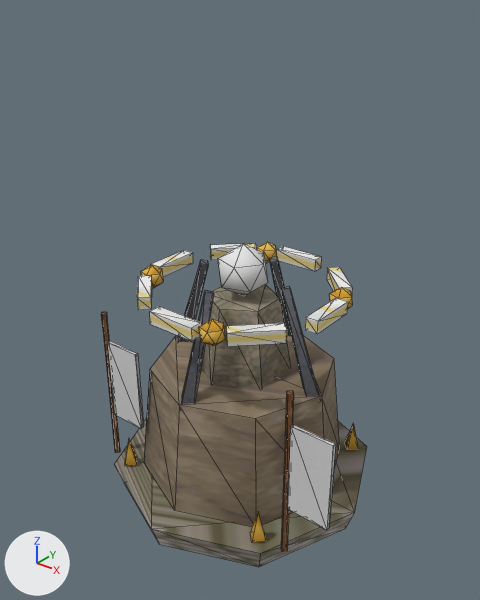
The glTF model assets/structures/control.glb as it was, and as the next commit left it.
Camera for both pictures: a camera (50 mm lens) standing at (4.03, -5.09, 5.54) and looking at (-0.01, -0.04, 2.41). Arrows for +X, +Y and +Z are at lower left; the lights stay in place. The older version comes first. Mesh edges are drawn as thin lines. Vertices at exactly the same position are counted once.

The first picture shows 'control', 'level2_control', 'spin_control'.
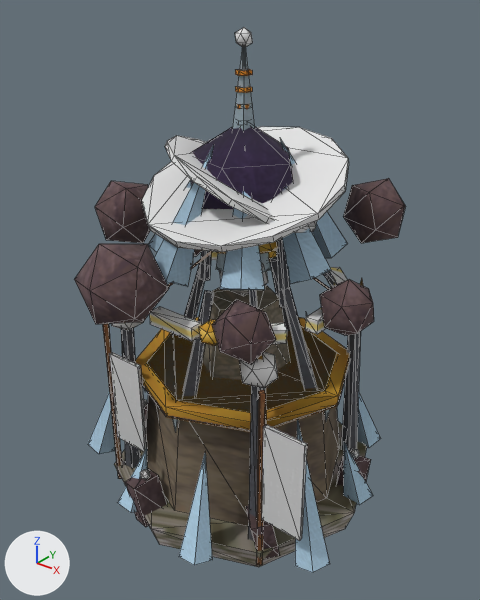
Boxes [x1, y1, x2, y2] around the edits, measured in the pictures (480 x 600 px; the box of a moved part takes in the faces that stretch with it):
'level3_well', added: after [74, 126, 405, 559]
    faces in mat_cliff: [74, 178, 405, 559]
    faces in mat_team_crystal: [140, 127, 359, 479]
    faces in mat_iron: [142, 126, 350, 431]
'level2_control', reshaped: before [101, 312, 358, 552]; after [103, 249, 361, 565]
'level3_frost', added: after [88, 47, 381, 573]
'level3_storm', added (mostly hidden): after [121, 27, 363, 396]
    faces in mat_iron: [121, 239, 290, 396]
    faces in mat_gold: [168, 69, 363, 360]
    faces in mat_team_crystal: [235, 27, 253, 47]
part 1 of me_control, recoloured: before [114, 244, 367, 553]; after [114, 262, 367, 553]
part 2 of me_control, recoloured: before [144, 261, 318, 527]; after [146, 261, 327, 526]
part 3 of me_control, recoloured: before [150, 256, 339, 523]; after [189, 256, 339, 515]
part 4 of me_control, recoloured: before [178, 263, 306, 395]; after [186, 263, 304, 387]
part 5 of me_level2_control, added: after [112, 321, 144, 330]
part 6 of me_level2_control, added: after [239, 352, 278, 388]
part 7 of me_level2_control, moved or reshaped (not visible afterwards): before [344, 424, 358, 450]
part 8 of me_level2_control, moved or reshaped (not visible afterwards): before [125, 439, 137, 466]
part 9 of me_level2_control, moved or reshaped (not visible afterwards): before [250, 512, 265, 543]
part 10 of me_level2_control, added (brown): after [135, 317, 350, 432]
part 11 of me_level2_control, moved or reshaped: before [101, 312, 120, 453]; after [103, 324, 122, 479]
part 12 of me_level2_control, moved or reshaped: before [281, 391, 294, 552]; after [256, 390, 266, 565]
part 13 of me_level2_control, added: after [109, 352, 147, 452]
part 14 of me_level2_control, added: after [262, 425, 307, 541]
part 15 of me_level2_control, deleted: before [107, 341, 144, 428]
part 16 of me_level2_control, deleted: before [288, 424, 336, 530]
part 17 of me_level2_control, added (mostly hidden): after [121, 271, 361, 541]
'spin_control', unchanged, covered by the edit: before [137, 242, 353, 346]; after [150, 251, 347, 346]

What changed in the scene script:
```text
Add mat_plain:
    mat_plain = bpy.data.materials.new('plain')
    # uses the picture img_plain
Change me_control:
    where me_control.from_pydata(...)  # 88 vertices, 144 faces; spans x -1.55..1.55, y -1.55..1.55, z 0.0..3.05
    me_control part 1: 43 faces centred in x -0.88..1.03, y -1.0..1.22, z 0.2..2.94 are repainted in the vertex colours; the middle colour goes from white #f7f7f7 to light grey #d6d6d6
    me_control part 2: 30 faces centred in x -0.93..0.93, y -1.03..0.93, z 0.73..2.56 are repainted in the vertex colours; the middle colour goes from white #e9e9e9 to light grey #d0d0d0
    me_control part 3: 23 faces centred in x -1.03..1.0, y -0.88..1.0, z 0.73..2.94 are repainted in the vertex colours; the middle colour goes from white #f9f9f9 to grey #b3b3b3
    me_control part 4: 9 faces centred in x -0.79..0.79, y -0.79..0.79, z 1.85..1.89 are repainted in the vertex colours; the middle colour goes from light grey #e2e2e2 to light grey #cccccc
Change me_level2_control:
    remove me_level2_control.from_pydata(...)  # 52 vertices, 72 faces; spans x -1.29..1.74, y -1.05..1.05, z 0.3..2.2
    add me_level2_control.from_pydata(...)  # 209 vertices, 326 faces; spans x -1.24..1.53, y -1.24..1.24, z 0.1..3.57
    me_level2_control part 5: a new loose piece, an icosphere of 20 faces spanning x -1.07..-0.71, y -1.06..-0.72, z 2.1..2.5, in mat_team_crystal
    me_level2_control part 6: a new loose piece, an icosphere of 20 faces spanning x 0.71..1.07, y -1.06..-0.72, z 2.1..2.5, in mat_team_crystal
    me_level2_control part 7: the loose piece of 5 vertices spanning x 0.85..1.05, y 0.85..1.05, z 0.32..0.68 is scaled about its middle by (0.8, 0.8, 1.29), then moved by (-0.65, -0.95, 2.85)
    me_level2_control part 8: the loose piece of 5 vertices spanning x -1.05..-0.85, y -1.05..-0.85, z 0.32..0.68 is scaled about its middle by (0.8, 0.8, 1.29), then moved by (0.71, 1.13, 2.85)
    me_level2_control part 9: the loose piece of 5 vertices spanning x 0.85..1.05, y -1.05..-0.85, z 0.32..0.68 is scaled about its middle by (0.8, 0.8, 1.29), then moved by (-1.2, 0.78, 2.85)
    me_level2_control part 10: a new loose piece, an 8-sided cylinder along z spanning x -1.24..1.24, y -1.24..1.24, z 1.56..1.68, in mat_gold
    me_level2_control part 11: the loose piece of 8 vertices spanning x -1.29..-1.21, y -0.94..-0.86, z 0.3..2.2 is scaled about its middle by (1, 1, 1.11), then moved by (0.2, -0.15, -0.1)
    me_level2_control part 12: the loose piece of 8 vertices spanning x 1.21..1.29, y -0.94..-0.86, z 0.3..2.2 is scaled about its middle by (1, 1, 1.11), then moved by (-0.2, -0.15, -0.1)
    me_level2_control part 13: a new loose piece, a box spanning x -1.015..-0.565, y -1.07..-1.03, z 0.732..1.852, in mat_team_cloth
    me_level2_control part 14: a new loose piece, a box spanning x 1.085..1.535, y -1.07..-1.03, z 0.732..1.852, in mat_team_cloth
    me_level2_control part 15: the loose piece of 8 vertices spanning x -1.22..-0.76, y -0.92..-0.88, z 0.88..1.86 is deleted
    me_level2_control part 16: the loose piece of 8 vertices spanning x 1.28..1.74, y -0.92..-0.88, z 0.88..1.86 is deleted
    me_level2_control part 17: 72 vertices added at x -1.03..1.03, y -1.01..1.03, z 0.25..3.37
    other edits to the shape of me_level2_control do not show in these pictures
    add me_level2_control.materials.append(mat_iron)
    add me_level2_control.materials.append(mat_team_crystal)
Add ob_level3_well:
    ob_level3_well = bpy.data.objects.new('level3_well', me_level3_well)  # 288 vertices, 484 faces; spans x -1.59..1.53, y -1.82..1.63, z 0.12..4.32
    ob_level3_well.location = (0.0, 0.0, 0.0)
Add ob_level3_storm:
    ob_level3_storm = bpy.data.objects.new('level3_storm', me_level3_storm)  # 249 vertices, 402 faces; spans x -0.99..0.99, y -0.99..0.99, z 0.25..5.14
    ob_level3_storm.location = (0.0, 0.0, 0.0)
Add ob_level3_frost:
    ob_level3_frost = bpy.data.objects.new('level3_frost', me_level3_frost)  # 158 vertices, 212 faces; spans x -1.76..1.72, y -1.64..1.95, z 0.21..5.1
    ob_level3_frost.location = (0.0, 0.0, 0.0)
```
